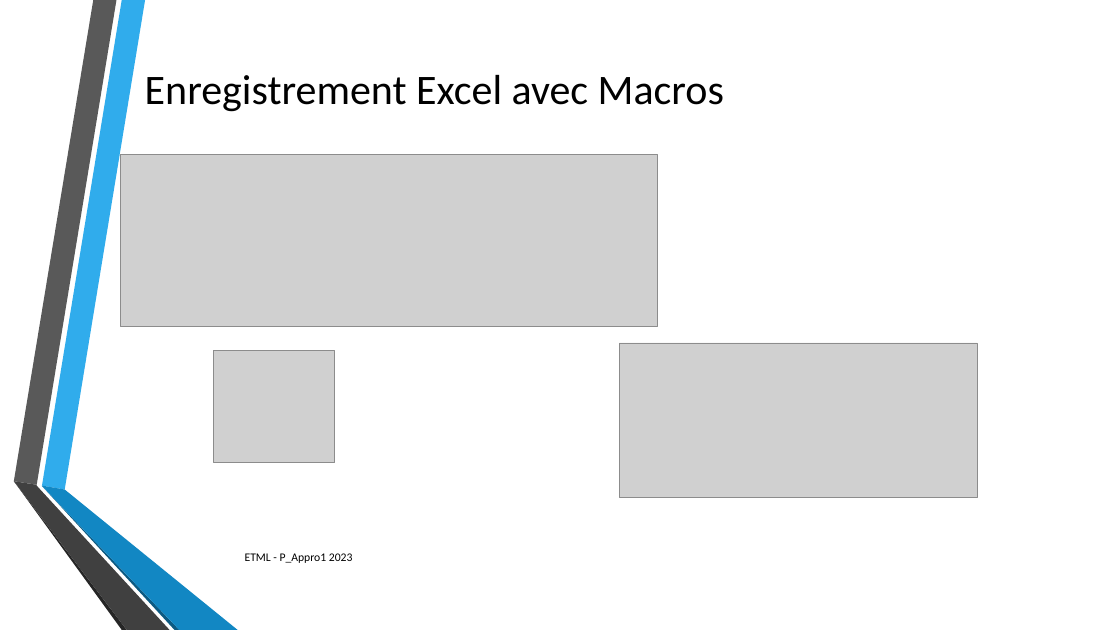
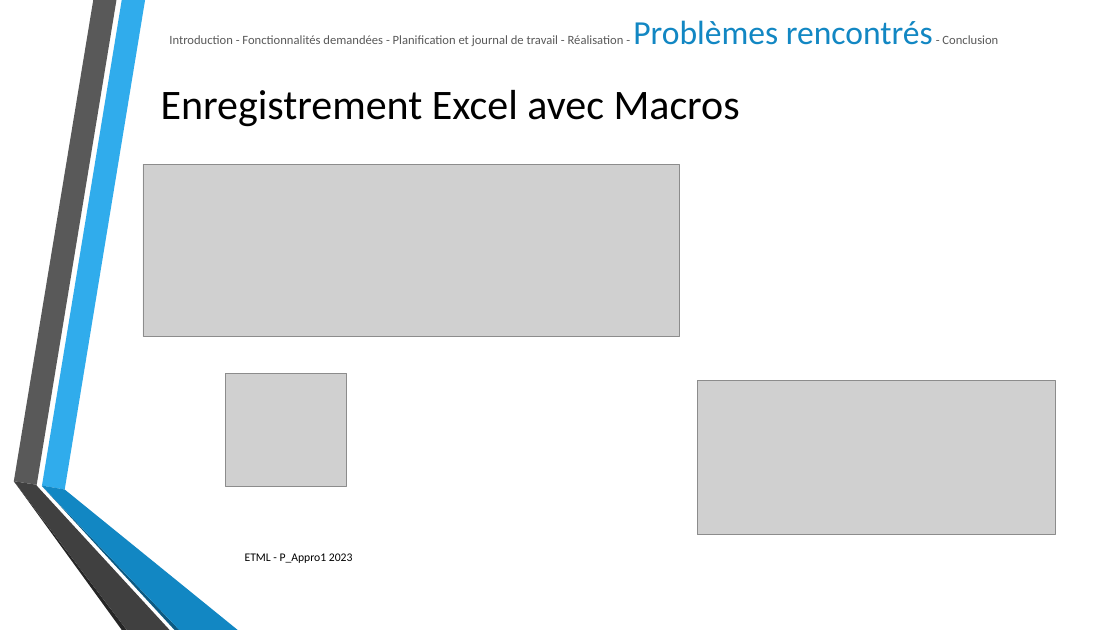
Before and after one commit to SylvainPhilipona/Recuperation-des-AutoEvaluations, a slide deck: slide 9 of CDC-rapport-jdt/Presentation/Presentation_philipona.pptx (slide 8 before the commit). Drawn at 1120x630 pixels with LibreOffice and Linux fonts; fonts in the diff are those of the drawing; grey boxes stand for pictures; background and template pictures are left out. Boxes give left, top, right and bottom in pixels: in the first picture for what was removed or moved away, otherwise in the second. Text is boxed around its words. In the diff, an @@ line names an element or a change of style, - is before the commit and + after.

```diff
--- a/CDC-rapport-jdt/Presentation/Presentation_philipona.pptx
+++ b/CDC-rapport-jdt/Presentation/Presentation_philipona.pptx
@@ title added at <box>169,20,998,46</box>, 10.8 pt, text #595959 @@
+Introduction - Fonctionnalités demandées - Planification et journal de travail - Réalisation - Problèmes rencontrés - Conclusion
@@ text "Enregistrement Excel avec Macros": place and size @@
-text "Enregistrement Excel avec Macros" at <box>145,75,724,112</box>
+text "Enregistrement Excel avec Macros" at <box>161,90,740,127</box>
@@ text "Enregistrement Excel avec Macros" at <box>161,90,740,127</box>: vertical alignment middle to top @@
@@ picture: place and size @@
-picture at <box>121,155,658,327</box>
+picture at <box>143,165,680,337</box>
@@ picture: place and size @@
-picture at <box>213,350,334,463</box>
+picture at <box>226,374,347,486</box>
@@ picture: place and size @@
-picture at <box>619,343,977,497</box>
+picture at <box>697,380,1055,534</box>
```
Also in this commit, not shown: 7 other slides changed, 1 slide added.
